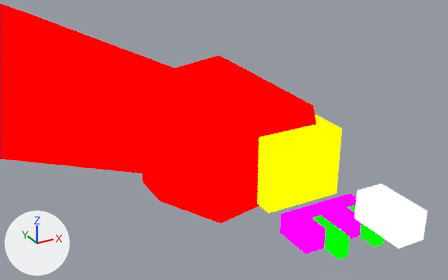
One commit to the Blender file assets-source/blender/dinos/nigersaurus.blend: the scene before it, then after it.
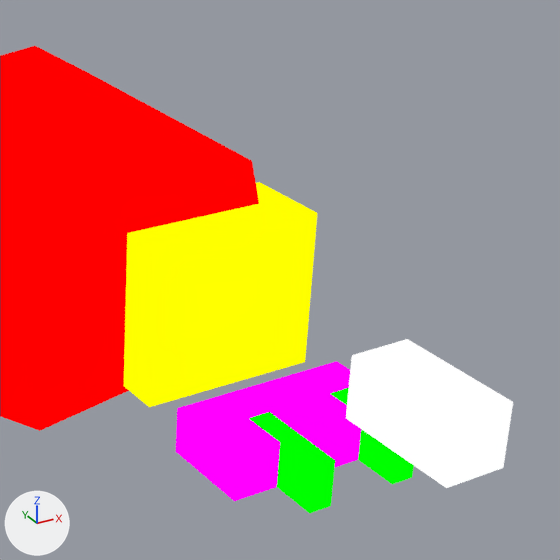
Old and new are each drawn from a 50 mm lens placed at (55.0, -27.13, 21.31), pointed at (63.46, -11.76, 13.62) and again close up on the part from 45% to 100% of the width and 13% to 100% of the height. The lights are fixed; the arrows at lower left show +X, +Y and +Z. The last two pictures show the newer version.

In view in the first close-up: 'DinoTycoon_nigersaurus_Pose0_eye', 'DinoTycoon_nigersaurus_Pose0_head', 'DinoTycoon_nigersaurus_Pose0_tooth_battery', 'DinoTycoon_nigersaurus_Pose0_tooth_gap54', 'DinoTycoon_nigersaurus_Pose0_tooth_gap56', 'DinoTycoon_nigersaurus_Pose0_wide_muzzle'.
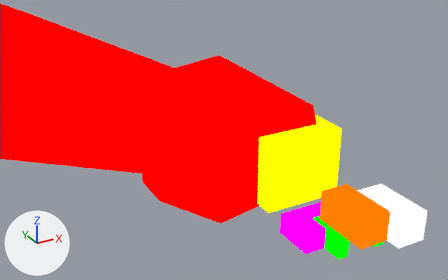
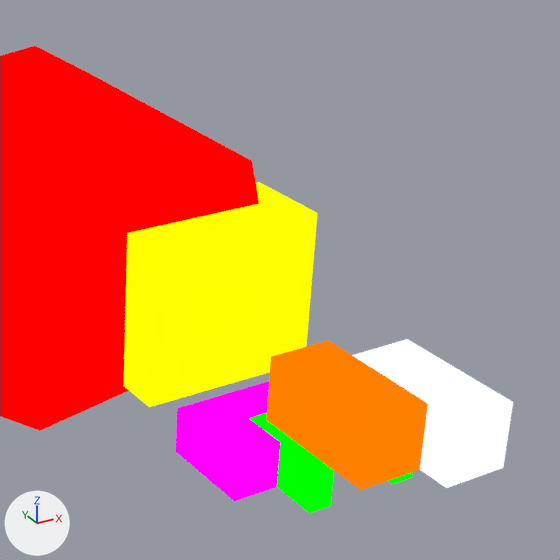
The change, as a list of edits to the scene's bpy script:
```text
Add mat_dinotycoon_role_y:
    mat_dinotycoon_role_y = emission_material('DinoTycoon_Role_Y')
    mat_dinotycoon_role_y.base_color = (1.0, 0.216, 0.0)  # orange #ff8000
Add me_dinotycoon_nigersaurus_pose0_eye_white:
    me_dinotycoon_nigersaurus_pose0_eye_white.from_pydata(...)  # a box spanning x 66.0..67.0, y -15.5..-13.5, z 11.0..12.0
    me_dinotycoon_nigersaurus_pose0_eye_white.materials.append(mat_dinotycoon_role_y)  # orange #ff8000
Add ob_dinotycoon_nigersaurus_pose0_eye_white:
    ob_dinotycoon_nigersaurus_pose0_eye_white = bpy.data.objects.new('DinoTycoon_nigersaurus_Pose0_eye_white', me_dinotycoon_nigersaurus_pose0_eye_white)
    ob_dinotycoon_nigersaurus_pose0_eye_white.location = (0.0, 0.0, 0.0)
```

Location of each change, [x1, y1, x2, y2] in pixels of the close-ups (560 x 560 px):
'DinoTycoon_nigersaurus_Pose0_eye_white', added (orange): after [266, 340, 428, 490]
'DinoTycoon_nigersaurus_Pose0_tooth_gap56', unchanged, covered by the edit: before [330, 388, 414, 484]; after [388, 472, 413, 484]
